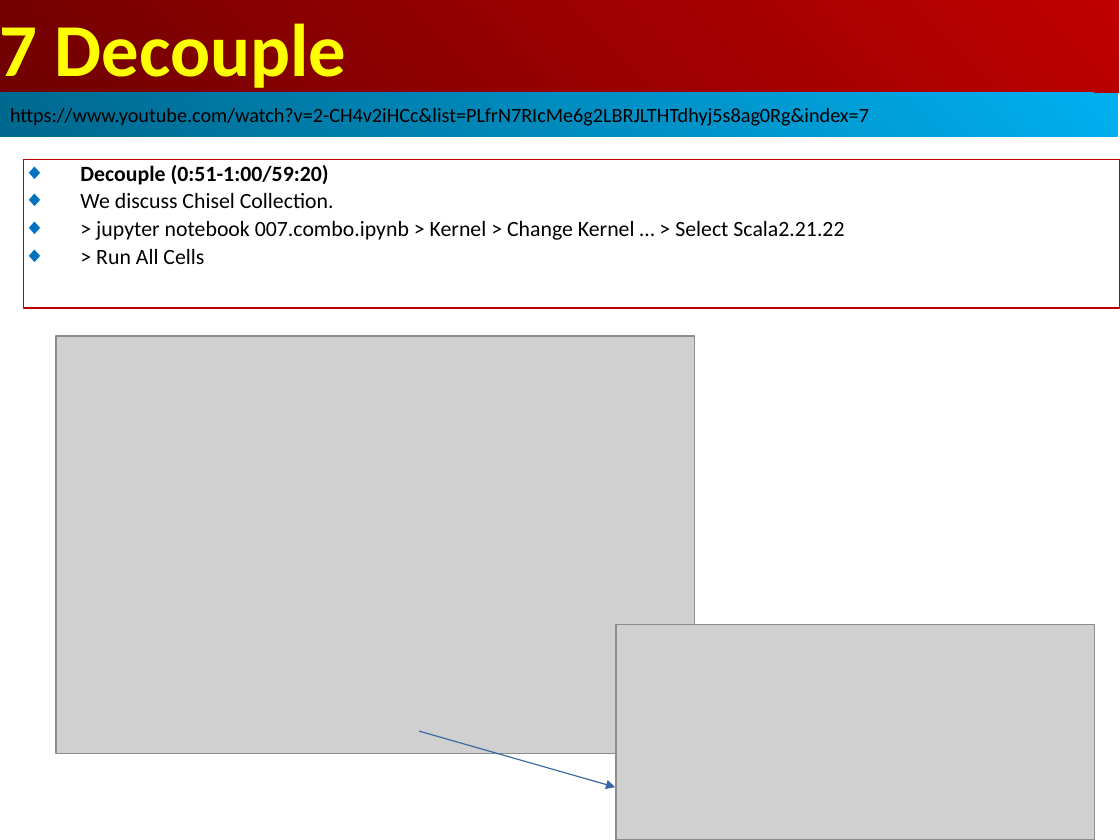
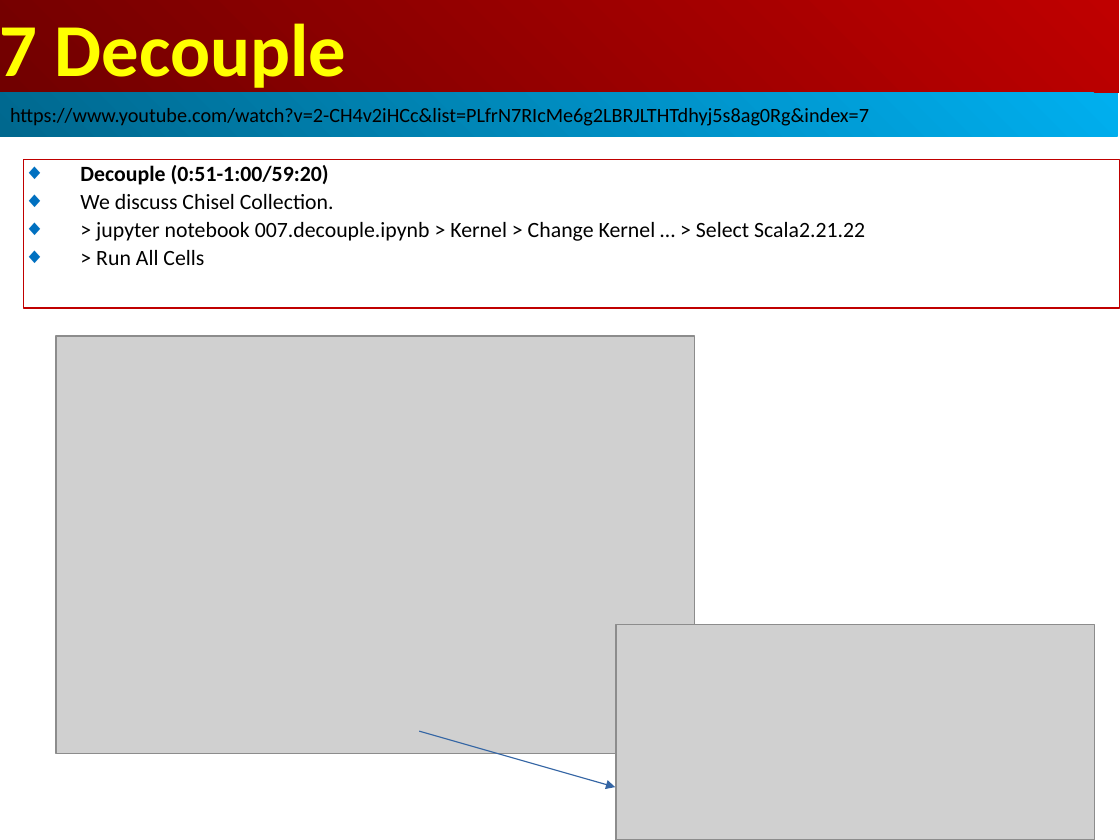
Before and after one commit to peterhchen/AIU_CS800_Chisel, a slide deck: slide 4 of 500_UCSC_HWD/007_Decoup/000_Video/007.Decoup.ppt. Drawn at 1120x840 pixels with LibreOffice and Linux fonts; fonts in the diff are those of the drawing; grey boxes stand for pictures. Boxes give left, top, right and bottom in pixels: in the first picture for what was removed or moved away, otherwise in the second. Text is boxed around its words. In the diff, an @@ line names an element or a change of style, - is before the commit and + after.

```diff
--- a/500_UCSC_HWD/007_Decoup/000_Video/007.Decoup.ppt
+++ b/500_UCSC_HWD/007_Decoup/000_Video/007.Decoup.ppt
@@ text in rectangle at bbox=[96, 222, 865, 241]: text changed @@
-◆ > jupyter notebook 007.combo.ipynb > Kernel > Change Kernel … > Select Scala2.21.22
+◆ > jupyter notebook 007.decouple.ipynb > Kernel > Change Kernel … > Select Scala2.21.22
```
